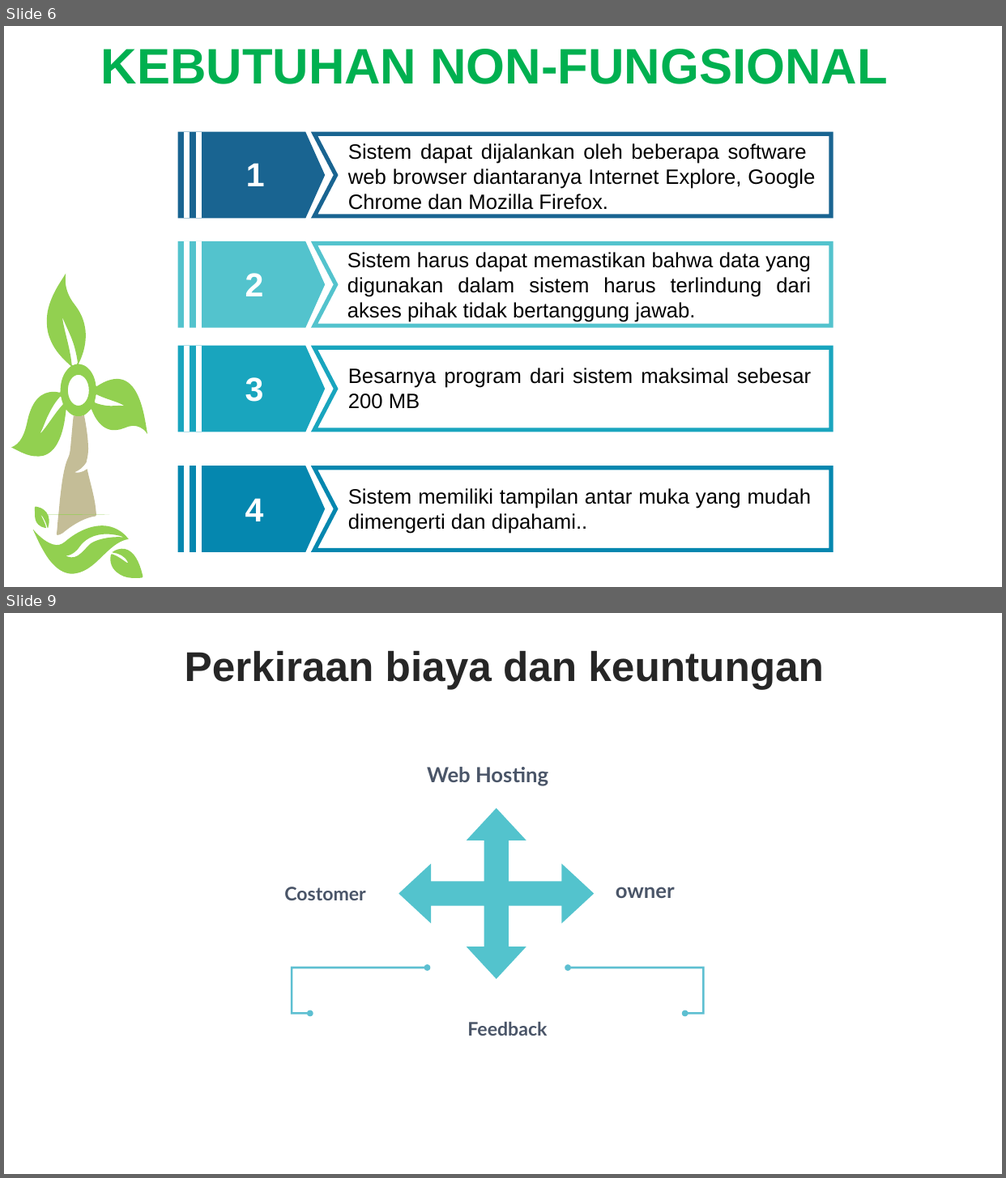
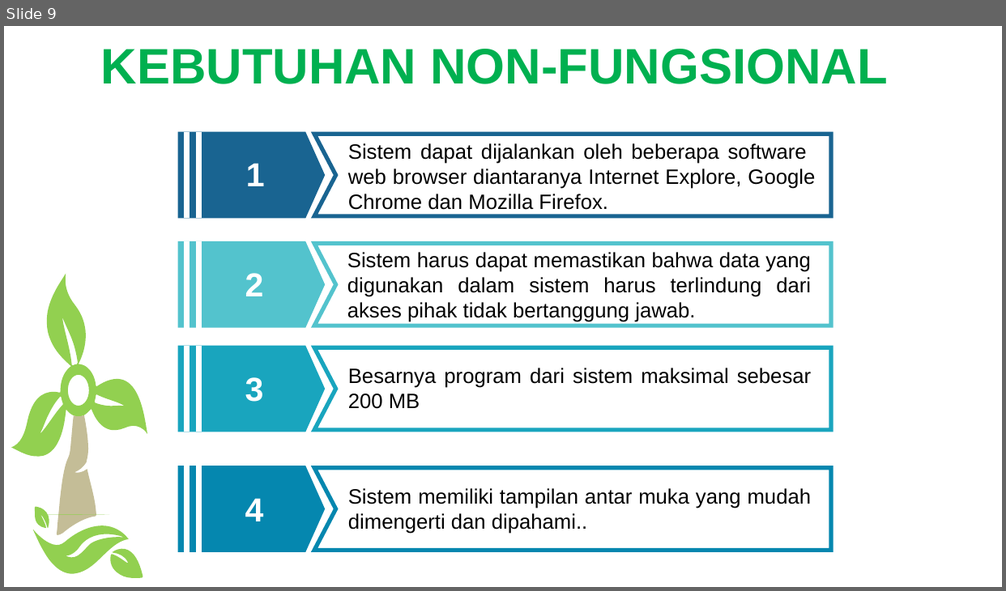
Before and after one commit to sahrul1610/Proyek1, a slide deck: Kelompok Proyek.pptx. Shown one above the other, each under a label of ours: slides 6 and 9 before the commit, slide 9 after it; the slides between them are not shown. The pictures are 1006x1178 and 1006x591 pixels, drawn with LibreOffice and Linux fonts; fonts in the diff are those of the drawing. Boxes give left, top, right and bottom in pixels: in the first picture for what was removed or moved away, otherwise in the second. Text is boxed around its words. In the diff, an @@ line names an element or a change of style, - is before the commit and + after.

```diff
--- a/Kelompok Proyek.pptx
+++ b/Kelompok Proyek.pptx
@@ slide 9 removed at [4,613,1002,1174], background #FFFFFF @@
@@ text removed at [185,650,824,689] @@
-Perkiraan biaya dan keuntungan
@@ text removed at [427,767,548,786] @@
-Web Hosting
@@ quad arrow removed at [398,808,594,979] @@
@@ text removed at [284,887,365,901] @@
-Costomer
@@ text removed at [616,887,675,898] @@
-owner
@@ elbow double arrow removed from (310, 1013) to (427, 968) @@
@@ elbow double arrow removed from (685, 1013) to (568, 968) @@
@@ text removed at [467,1022,547,1036] @@
-Feedback
@@ what was slide 6 is now slide 9 @@
```
Also in this commit, not shown: 6 slides changed, 7 slides added, 4 other slides removed, 1 other file.
